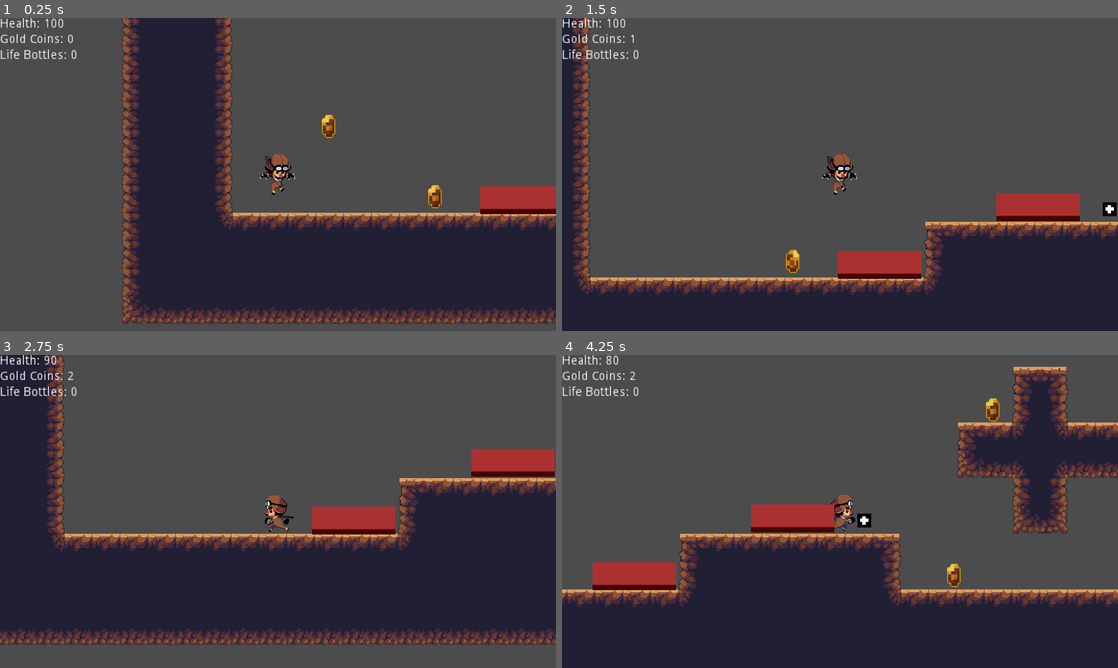
Above: before the commit, frames 1-4 (two rows, left to right).
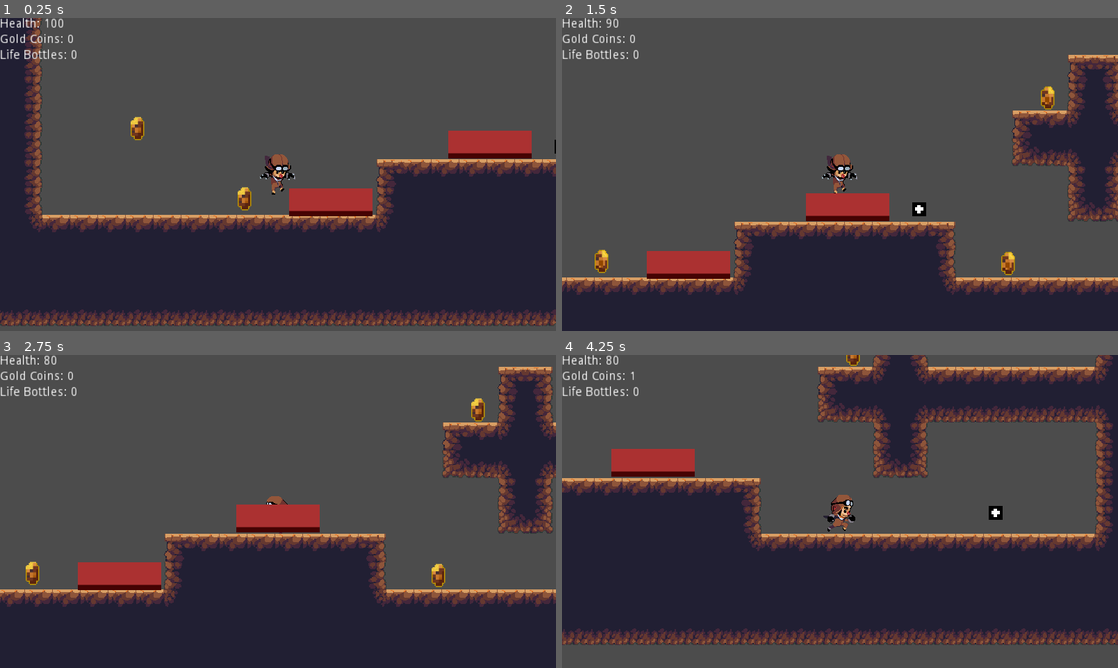
Above: after the commit, the same moments.

Repository: nordlightstudio/PlatformerLive
Game: Godot game, scene res://Game001.tscn
The game is run twice, just before and just after one commit, with the same random seed, the same clock (stepped at 60 frames per second) and the same inputs. The engine's default icon, where the game draws it, is replaced by a stand-in: a white triangle on a blue panel in a dark square.
Inputs:
- Up to frame 1 (0.25 s): no input
- Up to frame 2 (1.5 s): hold Right (ui_right) from 0.53 s (still down); tap 1 (useLifeBottle) at 0.6, 1.35 s; tap Up (ui_up) at 0.77 s
- Up to frame 3 (2.75 s): tap Up (ui_up) at 1.52 s; release Right (ui_right) at 2.03 s; hold Left (ui_left) from 2.03 s (still down); tap 1 (useLifeBottle) at 2.1 s
- Up to frame 4 (4.25 s): release Left (ui_left) at 2.78 s; hold Right (ui_right) from 2.78 s (still down); tap 1 (useLifeBottle) at 2.85, 3.6 s; tap Up (ui_up) at 3.02, 3.77 s

The runs differ from the first frame. In frame 1, 40% of the frame differs, in the area x 0-100%, y 0-99%; in frame 2, 31%; in frame 3, 45%; in frame 4, 54%, in the area x 0-100%, y 0-100%.

Commit message:
switch_menu

Diff:
--- a/Platformer/Game001.gd
+++ b/Platformer/Game001.gd
@@ -4,6 +4,7 @@
 #Laden der Level-Szenen im vorraus
 var level1_scene = preload("res://Levels/World001.tscn")
 var level2_scene = preload("res://Levels/World002.tscn")
+var level3_scene = preload("res://LevelMenu.tscn")
 
 # Wenn alles fertig geladen
 func _ready():
@@ -13,9 +14,9 @@
 func load_level(level):
 
     #Prüfen ob schon ein Level geladen ist
-    if has_node("Level"):
+    if has_node("level_scene"):
         #Wenn ja, Level löschen
-        get_node("Level").queue_free()
+        get_node("level_scene").queue_free()
 
     var level_scene
 
@@ -24,8 +25,10 @@
             level_scene = level1_scene.instance()
         2:
             level_scene = level2_scene.instance()
+        3:
+            level_scene = level3_scene.instance()
 
 	#Start Position Player001 festlegen
-    $Player001.global_position = level_scene.get_node("StartPositionPlayer").global_position
+    #$Player001.global_position = level_scene.get_node("StartPositionPlayer").global_position
 
     add_child(level_scene)
--- a/Platformer/WorldComplete.gd
+++ b/Platformer/WorldComplete.gd
@@ -4,4 +4,5 @@
 #Go to Level Menu
 func _on_WorldComplete_body_entered(body):
 	if body.name == "Player001":
-		get_tree().change_scene("res://LevelMenu.tscn")
+		#get_tree().change_scene("res://LevelMenu.tscn")
+		get_node("/root/Game001").load_level(2)
